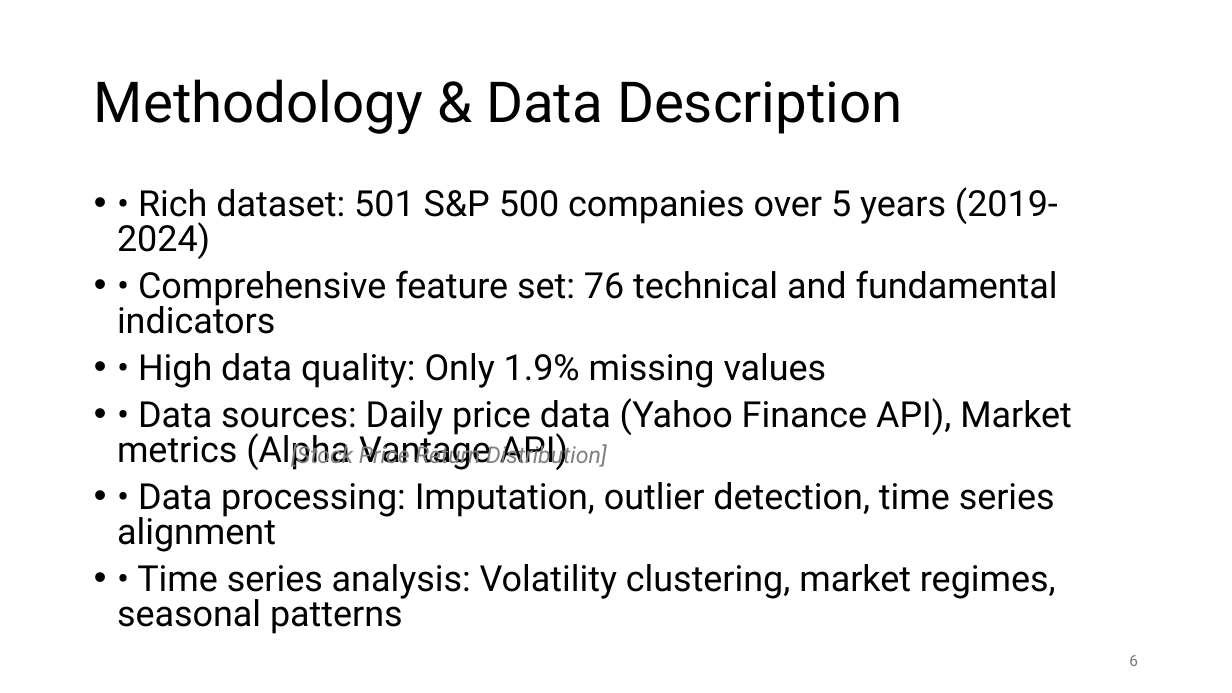
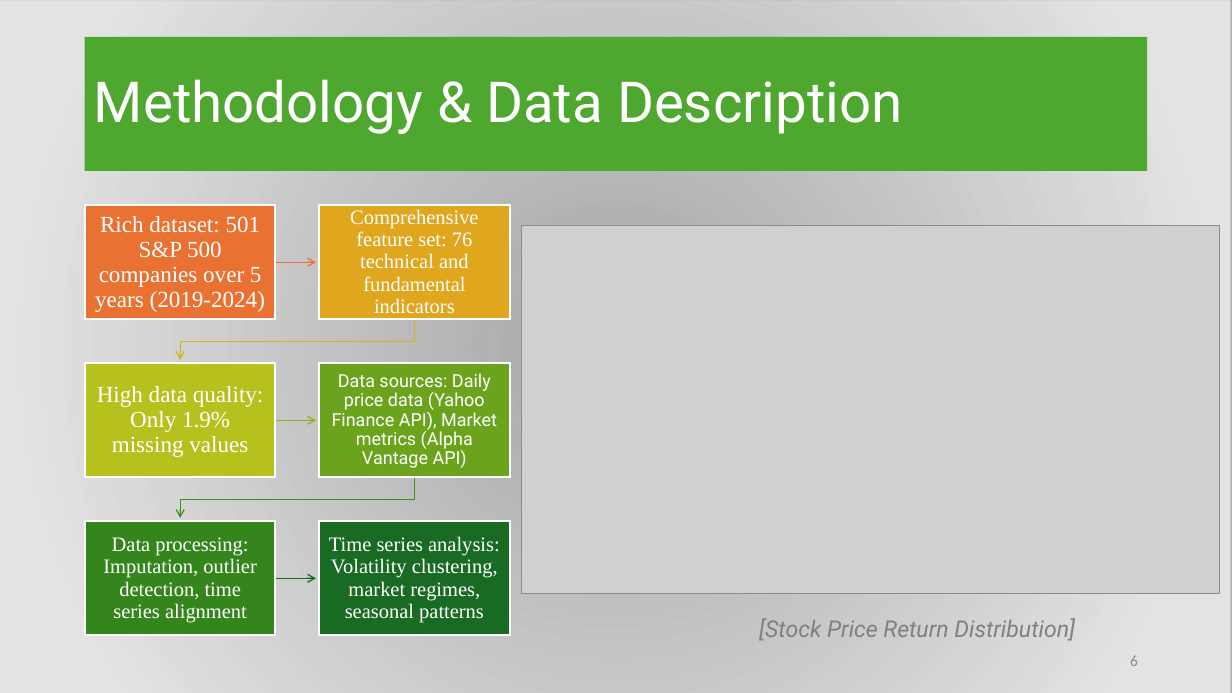
Before and after one commit to BiniamD/Class, a slide deck: slide 6 of SPRING -2025/ADTA 5900 - Advanced Data Analytics Capstone/Deep_Learning_Trading_Signal_Generation.pptx. Drawn at 1232x693 pixels with LibreOffice and Linux fonts; fonts in the diff are those of the drawing; grey boxes stand for pictures; background and template pictures are left out; a plain dark background stands for a picture behind light text. Boxes give left, top, right and bottom in pixels: in the first picture for what was removed or moved away, otherwise in the second. Text is boxed around its words. In the diff, an @@ line names an element or a change of style, - is before the commit and + after.

```diff
--- a/SPRING -2025/ADTA 5900 - Advanced Data Analytics Capstone/Deep_Learning_Trading_Signal_Generation.pptx
+++ b/SPRING -2025/ADTA 5900 - Advanced Data Analytics Capstone/Deep_Learning_Trading_Signal_Generation.pptx
@@ background #FFFFFF to picture (left out) @@
@@ rectangle added at <box>0,0,1232,693</box>, fill gradient #E8E8E8 @@
@@ title "Methodology & Data Description": place and size @@
-title "Methodology & Data Description" at <box>94,79,903,134</box>
+title "Methodology & Data Description" at <box>85,37,1148,171</box>
@@ title "Methodology & Data Description" at <box>85,37,1148,171</box>: text colour #000000 to #FFFFFF; fill none to #4EA72E @@
@@ text removed at <box>117,187,1072,634</box> @@
-• • Rich dataset: 501 S&P 500 companies over 5 years (2019-2024)
-• • Comprehensive feature set: 76 technical and fundamental indicators
-• • High data quality: Only 1.9% missing values
-• • Data sources: Daily price data (Yahoo Finance API), Market metrics (Alpha Vantage API)
-• • Data processing: Imputation, outlier detection, time series alignment
-• • Time series analysis: Volatility clustering, market regimes, seasonal patterns
@@ picture added at <box>522,226,1221,594</box> @@
@@ group added at <box>85,205,509,636</box>: 6 rectangles, 6 texts, 5 freeform shapes @@
+Rich dataset: 501 S&P 500 companies over 5 years (2019-2024)
+Comprehensive feature set: 76 technical and fundamental indicators
+High data quality: Only 1.9% missing values
+Data sources: Daily price data (Yahoo Finance API), Market metrics (Alpha Vantage API)
+Data processing: Imputation, outlier detection, time series alignment
+Time series analysis: Volatility clustering, market regimes, seasonal patterns
@@ text "[Stock Price Return Distribution]": place and size @@
-text "[Stock Price Return Distribution]" at <box>291,443,607,469</box>
+text "[Stock Price Return Distribution]" at <box>759,618,1075,641</box>
@@ text "[Stock Price Return Distribution]" at <box>759,618,1075,641</box>: more space between paragraphs @@
@@ page number at <box>1130,656,1138,666</box>: font Roboto to Calibri, text colour #797979 to #8C8C8C; more space between paragraphs @@
```
Also in this commit, not shown: 16 other slides changed, 1 slide added, 1 other file.
